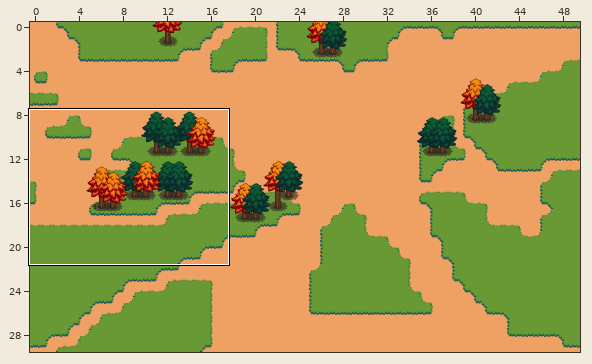
Level history. Tiled map: core/assets/Base.tmx. The first picture is a wide view before the edit; the outline marks the close-up.
Close-up. The starting point:
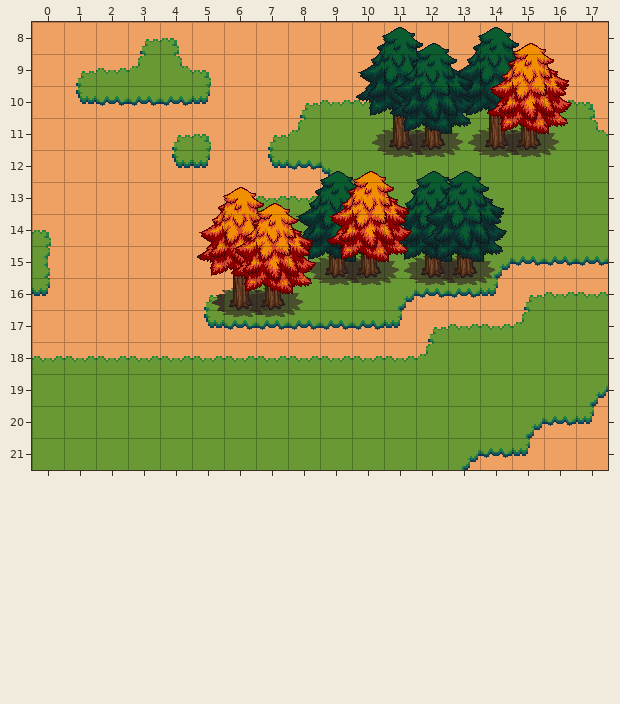
Cells are 32x32 px. Shown: x 0..17, y 8..21. The commit also changed other parts of the map, which this record leaves out.
Once edited:
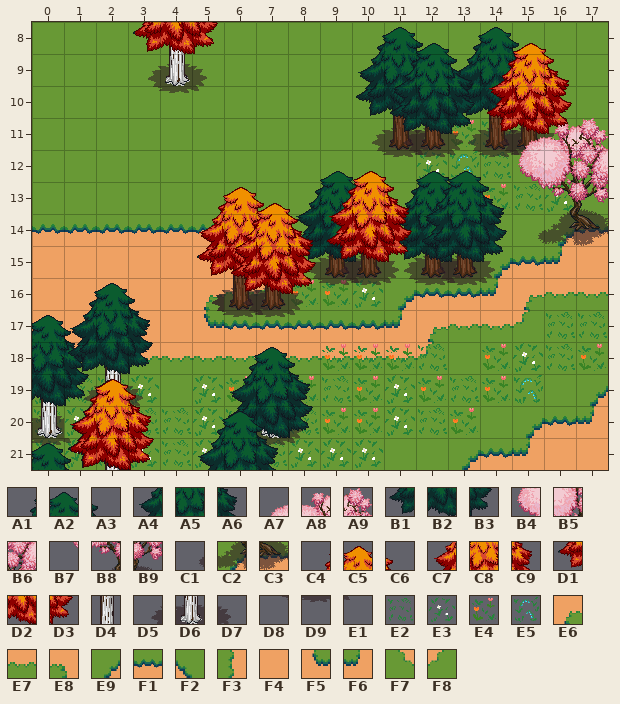
Key: from "Outside": A1 102, A2 103, A3 104, A4 134, A5 135, A6 136, A7 140, A8 141, A9 142, B1 166, B2 167, B3 168, B4 172, B5 173, B6 174, B7 204, B8 205, B9 206, C1 236, C2 237, C3 238, C4 326, C5 327, C6 328, C7 358, C8 359, C9 360, D1 390, D2 391, D3 392, D4 458, D5 483, D6 490, D7 491, D8 515, D9 516, E1 523; from "grass+flower": E2 0, E3 1, E4 2, E5 3; from "tileset": E6 65, E7 66, E8 67, E9 76, F1 77, F2 78, F3 99, F4 109, F5 129, F6 131, F7 140, F8 142.
__ is an empty cell.
Tiles replaced or removed in this view: E6, E7, E8, F1, F2, F3, F4, F5, F6, F7, F8.
Tiles of an added or newly shown layer are drawn over the layers below it.
See-through tiles are keyed as they look on the map.
From old to new:
Changed rows in their new state; .. is an unchanged cell.
Layer "Deco":
first column x 0:
 8 __ __ __ __ __ __ __ __ __ __ __ __ __ __ __ __ __ __
 9 __ __ __ __ __ __ __ __ __ __ __ .. .. __ .. .. __ __
10 __ __ __ __ __ __ __ __ __ __ __ .. .. .. .. .. __ __
11 __ __ __ __ __ __ __ __ __ .. .. .. .. .. .. .. .. __
12 __ __ __ __ __ __ __ __ __ __ .. .. .. .. .. .. .. ..
13 __ __ __ __ __ __ __ __ __ .. .. .. .. .. .. .. .. ..
14 F1 F1 F1 F1 F1 F1 .. .. .. .. .. .. .. .. .. .. E9 F1
15 F4 .. .. .. .. .. .. .. .. .. .. .. .. .. .. .. F6 F4
16 F4 .. .. .. .. .. E7 F8 .. .. .. .. .. .. .. .. .. ..
Layer "Flower" (added):
first column x 0:
11 .. .. .. .. .. .. .. .. .. .. .. .. .. E4 E5 .. .. ..
12 .. .. .. .. .. .. .. .. .. .. .. .. E3 E5 E2 .. .. ..
13 .. .. .. .. .. .. .. .. .. .. .. .. .. .. E4 E2 E3 ..
16 .. .. .. .. .. .. .. .. E4 E4 E3 .. .. .. .. .. .. ..
17 .. .. .. .. .. .. .. .. .. .. .. .. .. .. .. .. E2 E2
18 .. .. .. .. .. .. .. .. .. E4 E4 E4 E2 .. E4 E3 E2 E4
19 E3 E2 E2 E3 .. E3 E4 .. E4 E2 E4 E3 E4 E2 E4 E5 .. ..
20 E2 E3 .. E2 E2 E3 E2 E2 E2 E4 E4 E3 E2 E4 .. .. .. ..
21 E3 E3 E2 E3 E2 E3 .. E2 E3 E3 E3 .. .. .. .. .. .. ..
Layer "TreeBase":
first column x 3:
 8 .. D4 ..
 9 D5 D6 D7
10 D8 D9 E1
first column x 0:
18 .. .. D4 .. .. .. .. .. ..
19 D4 D5 D6 D7 .. .. .. .. ..
20 D6 D8 .. E1 .. .. D5 D6 D7
21 D9 E1 D4 .. .. .. .. D9 E1
Layer "Treebase2":
first column x 0:
21 A2 A3
Layer "TreeLevese":
first column x 0:
11 .. .. .. .. .. .. .. .. .. .. .. .. .. .. .. A7 A8 A9
12 .. .. .. .. .. .. .. .. .. .. .. .. .. .. .. B4 B5 B6
13 .. .. .. .. .. .. .. .. .. .. .. .. .. .. .. B7 B8 B9
14 .. .. .. .. .. .. .. .. .. .. .. .. .. .. .. C1 C2 C3
17 A2 A3 .. .. .. .. .. .. .. .. .. .. .. .. .. .. .. ..
18 A5 A6 .. .. .. .. A1 A2 A3 .. .. .. .. .. .. .. .. ..
19 B2 B3 A2 A3 .. .. A4 A5 A6 .. .. .. .. .. .. .. .. ..
20 .. A4 .. A6 .. .. B1 B2 B3 .. .. .. .. .. .. .. .. ..
21 .. B1 B2 B3 .. .. .. .. .. .. .. .. .. .. .. .. .. ..
Layer "TreeLevese2":
first column x 3:
 8 D1 D2 D3
first column x 1:
16 A1 A2 A3 .. .. .. ..
17 A4 A5 A6 .. .. .. ..
18 B1 B2 B3 .. .. .. ..
19 C4 C5 C6 .. .. .. ..
20 C7 C8 C9 .. A1 A2 A3
21 D1 D2 D3 .. A4 A5 A6
Where, in picture pixels (left, top, right, bottom), the same in both close-ups:
changed: (32, 22, 608, 470)
